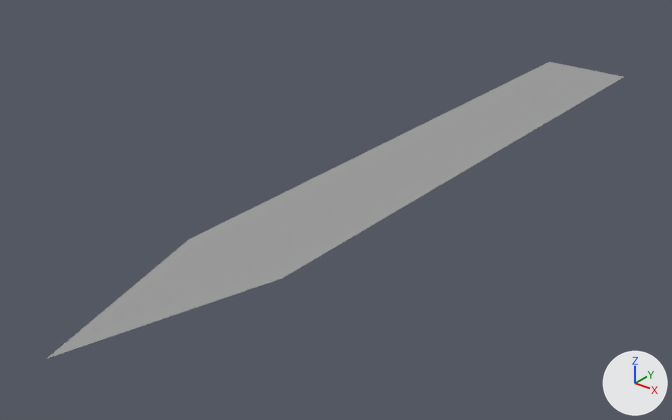
An edit to the COLLADA model src/fpe_pressure_gauge/fpe_pressure_gauge_dial.dae, drawn before and after from the same camera.
The view is the same before and after, from a 50 mm lens placed at (0.0374, -0.0873, -0.0541), pointed at (-0.0031, -0.0368, -0.0854). Arrows for +X, +Y and +Z are at lower right; the lights stay in place.

Names of what the first picture shows: 'pressure_gauge_dial'.
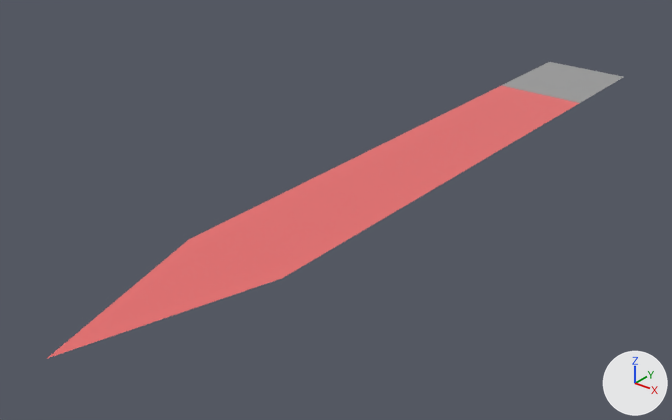
Commit message: Improve pressure gauge

Where the change shows, as pixel boxes [x1, y1, x2, y2] in the pictures (672 x 420 px):
part 1 of me_cube_007, built on
    both: [189, 83, 581, 278]
part 2 of me_cube_007, recoloured
    both: [48, 240, 282, 358]

The edits, one by one:
Material 'button_red' (mat_button_red) is new.
Its base color is (0.8, 0.157, 0.157) (red #e76e6e).
me_cube_007 is used by ob_pressure_gauge_dial; location (0.0, 0.0, 0.0).
Verts and faces of me_cube_007; kept vertices keep their numbers, new ones are numbered from 5.
Before the commit, vertices of me_cube_007: 1 (-0.0041, 0.0, -0.0825) at pixel (549, 61), 2 (-0.0041, -0.051, -0.0825) at pixel (188, 239), 3 (0.0041, 0.0, -0.0825) at pixel (624, 76), 4 (0.0041, -0.051, -0.0825) at pixel (282, 278).
me_cube_007 had 5 vertices, 3 faces and spanned x -0.0041..0.0041, y -0.065..0.0, z -0.0825.
me_cube_007 now has 7 vertices, 5 faces and spans x -0.0041..0.0041, y -0.065..0.0, z -0.0825.
Part 1, on me_cube_007:
Faces deleted: (1, 2, 3), (2, 4, 3).
New vertex 5 is at (-0.0041, -0.01, -0.0825), pixel (501, 85).
New vertex 6 is at (0.0041, -0.01, -0.0825), pixel (579, 103).
New faces: (1, 5, 3), (3, 5, 6) (mat_dark_gray (grey #9d9d9d)).
New faces: (2, 6, 5), (2, 4, 6) (mat_button_red (red #e76e6e)).
me_cube_007 part 2: 1 face spanning x -0.0041..0.0041, y -0.065..-0.051, z -0.0825 switches from mat_dark_gray (grey #9d9d9d) to mat_button_red (red #e76e6e).
me_cube_007 now uses material mat_button_red (red #e76e6e).
